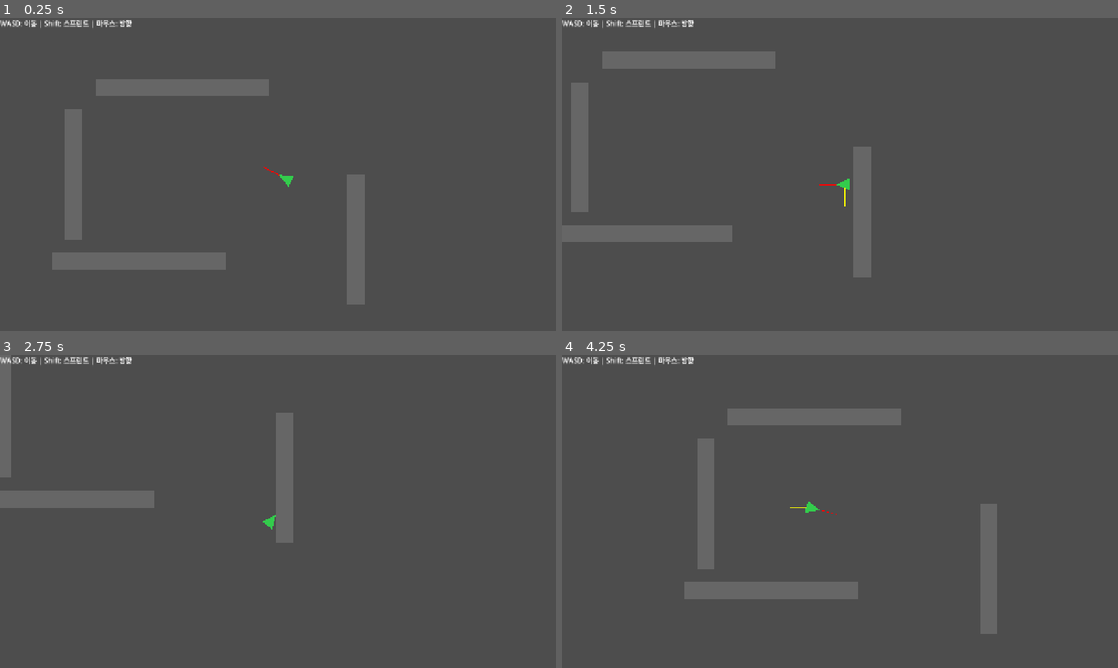
Above: before the commit, frames 1-4 (two rows, left to right).
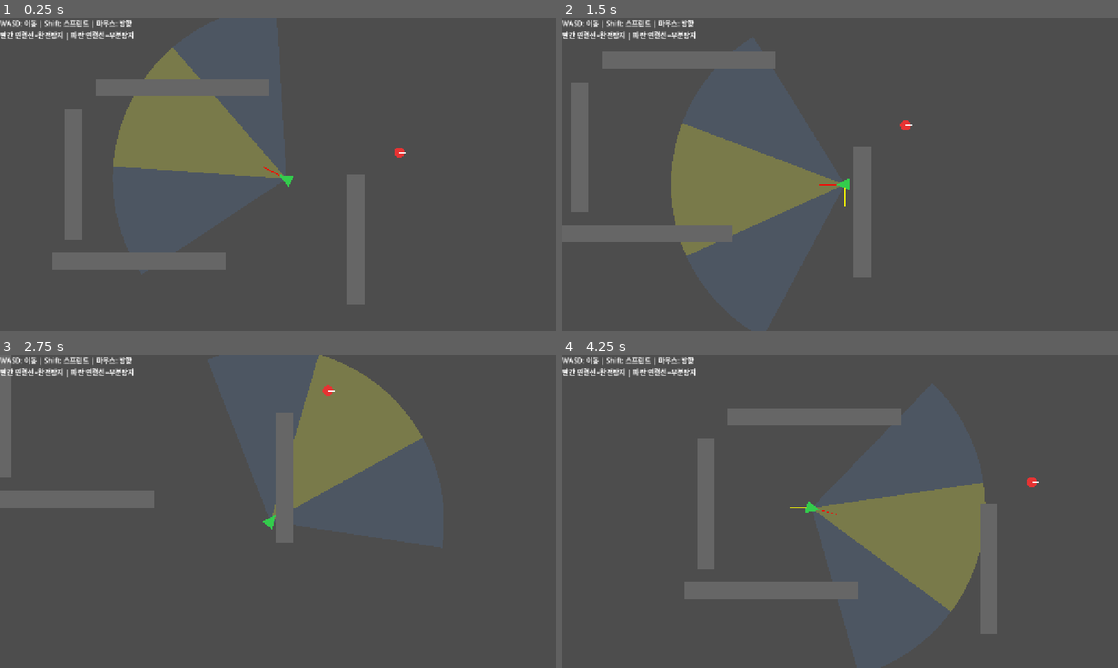
Above: after the commit, the same moments.

Repository: RiffRain3569/Game-Alpha
Game: Godot game, scene res://scenes/main.tscn
The game is run twice, just before and just after one commit, with the same random seed, the same clock (stepped at 60 frames per second) and the same inputs.
Inputs (mouse positions are in pixels of both pictures, inside the frame that each line leads up to):
- Up to frame 1 (0.25 s): no input
- Up to frame 2 (1.5 s): move the mouse to (962, 158) at 0.52 s; hold D (move_right) 0.53-1.28 s; hold Shift (sprint) 0.53-1.28 s; move the mouse to (728, 190) at 1.27 s; hold S (move_down) from 1.28 s (still down); tap Shift (sprint) at 1.35 s
- Up to frame 3 (2.75 s): move the mouse to (333, 442) at 2.02 s; release S (move_down) at 2.03 s; hold D (move_right) from 2.03 s (still down); hold Shift (sprint) from 2.03 s (still down)
- Up to frame 4 (4.25 s): move the mouse to (812, 574) at 2.77 s; release D (move_right) at 2.78 s; release Shift (sprint) at 2.78 s; hold W (move_up) 2.78-3.53 s; tap Shift (sprint) at 2.85 s; move the mouse to (1006, 558) at 3.52 s; hold A (move_left) from 3.53 s (still down); hold Shift (sprint) from 3.53 s (still down)

The runs differ from the first frame. In frame 1, 6.5% of the frame differs, in the area x 0-73%, y 4-52%; in frame 2, 6.7%; in frame 3, 6.7%; in frame 4, 7.1%, in the area x 0-86%, y 4-82%.

Commit message:
feat: [M2] 이중 시야 콘 + 시야 판정 + 더미 배치
- 정보 채널 추상화 (DetectionChannel/DetectionResult)
- VisionCone 구현 (중심 45° / 주변 120° / 레이캐스트 벽 차단)
- 더미 타겟 배치, 디버그 연결선 시각화

Co-Authored-By: Claude Opus 4.6 (1M context) <noreply@anthropic.com>

Diff:
--- /dev/null
+++ b/scenes/dummy.tscn
@@ -0,0 +1,14 @@
+[gd_scene load_steps=3 format=3 uid="uid://dummy_scene"]
+
+[ext_resource type="Script" path="res://scripts/dummy.gd" id="1"]
+
+[sub_resource type="CircleShape2D" id="CircleShape2D_1"]
+radius = 12.0
+
+[node name="Dummy" type="StaticBody2D"]
+collision_layer = 2
+collision_mask = 0
+script = ExtResource("1")
+
+[node name="CollisionShape2D" type="CollisionShape2D" parent="."]
+shape = SubResource("CircleShape2D_1")
--- a/scenes/main.tscn
+++ b/scenes/main.tscn
@@ -1,6 +1,7 @@
-[gd_scene load_steps=4 format=3 uid="uid://main_scene"]
+[gd_scene load_steps=5 format=3 uid="uid://main_scene"]
 
 [ext_resource type="PackedScene" path="res://scenes/player.tscn" id="1"]
+[ext_resource type="PackedScene" path="res://scenes/dummy.tscn" id="2"]
 
 [sub_resource type="RectangleShape2D" id="RectangleShape2D_h"]
 size = Vector2(400, 40)
@@ -67,9 +68,15 @@
 offset_bottom = 150.0
 color = Color(0.4, 0.4, 0.4, 1)
 
+[node name="Targets" type="Node2D" parent="."]
+
+[node name="Dummy1" parent="Targets" instance=ExtResource("2")]
+position = Vector2(900, 300)
+
 [node name="DebugUI" type="CanvasLayer" parent="."]
 
 [node name="Label" type="Label" parent="DebugUI"]
-offset_right = 300.0
+offset_right = 400.0
 offset_bottom = 60.0
-text = "WASD: 이동 | Shift: 스프린트 | 마우스: 방향"
+text = "WASD: 이동 | Shift: 스프린트 | 마우스: 방향
+빨간 연결선=완전탐지 | 파란 연결선=부분탐지"
--- a/scenes/player.tscn
+++ b/scenes/player.tscn
@@ -1,12 +1,15 @@
-[gd_scene load_steps=4 format=3 uid="uid://player_scene"]
+[gd_scene load_steps=5 format=3 uid="uid://player_scene"]
 
 [ext_resource type="Script" path="res://scripts/player.gd" id="1"]
 [ext_resource type="Script" path="res://scripts/camera.gd" id="2"]
+[ext_resource type="Script" path="res://scripts/detection/vision_cone.gd" id="3"]
 
 [sub_resource type="ConvexPolygonShape2D" id="ConvexPolygonShape2D_1"]
 points = PackedVector2Array(20, 0, -12, -14, -12, 14)
 
 [node name="Player" type="CharacterBody2D"]
+collision_layer = 2
+collision_mask = 1
 script = ExtResource("1")
 
 [node name="CollisionShape2D" type="CollisionShape2D" parent="."]
@@ -16,6 +19,9 @@
 polygon = PackedVector2Array(20, 0, -12, -14, -12, 14)
 color = Color(0.2, 0.8, 0.3, 1)
 
+[node name="VisionCone" type="Node2D" parent="."]
+script = ExtResource("3")
+
 [node name="Camera2D" type="Camera2D" parent="."]
 script = ExtResource("2")
 position_smoothing_enabled = true
--- /dev/null
+++ b/scripts/detection/detection_channel.gd
@@ -0,0 +1,12 @@
+class_name DetectionChannel
+extends Node2D
+
+func detect(targets: Array[Node2D]) -> Array[DetectionResult]:
+	push_error("DetectionChannel.detect() must be overridden: " + name)
+	return []
+
+func draw_debug(canvas: CanvasItem) -> void:
+	pass
+
+func get_last_results() -> Array[DetectionResult]:
+	return []
--- /dev/null
+++ b/scripts/detection/detection_result.gd
@@ -0,0 +1,13 @@
+class_name DetectionResult
+extends RefCounted
+
+enum Level {
+	NONE,
+	PARTIAL,
+	FULL,
+}
+
+var level: Level = Level.NONE
+var target: Node2D = null
+var position_accuracy: float = 0.0
+var detected_position: Vector2 = Vector2.ZERO
--- /dev/null
+++ b/scripts/detection/vision_cone.gd
@@ -0,0 +1,113 @@
+class_name VisionCone
+extends DetectionChannel
+
+@export_group("Vision Cone")
+@export var center_cone_angle_deg: float = 45.0
+@export var peripheral_cone_angle_deg: float = 120.0
+@export var vision_range: float = 400.0
+
+@export_group("Debug Colors")
+@export var center_color: Color = Color(1.0, 0.9, 0.0, 0.25)
+@export var peripheral_color: Color = Color(0.3, 0.6, 1.0, 0.12)
+@export var line_full_color: Color = Color(1.0, 0.2, 0.1, 0.8)
+@export var line_partial_color: Color = Color(0.3, 0.6, 1.0, 0.6)
+
+@export_group("Raycast")
+@export_flags_2d_physics var wall_mask: int = 1
+
+var _last_results: Array[DetectionResult] = []
+
+
+func detect(targets: Array[Node2D]) -> Array[DetectionResult]:
+	_last_results.clear()
+	var owner_pos: Vector2 = global_position
+	var owner_angle: float = global_rotation
+	var space_state := get_world_2d().direct_space_state
+
+	var exclude_rids: Array[RID] = []
+	var parent_body := get_parent() as PhysicsBody2D
+	if parent_body:
+		exclude_rids.append(parent_body.get_rid())
+
+	for target in targets:
+		var result := DetectionResult.new()
+		result.target = target
+
+		var to_target: Vector2 = target.global_position - owner_pos
+		var distance: float = to_target.length()
+
+		if distance > vision_range or distance < 0.001:
+			result.level = DetectionResult.Level.NONE
+			_last_results.append(result)
+			continue
+
+		var angle_diff: float = absf(wrapf(to_target.angle() - owner_angle, -PI, PI))
+		var half_center: float = deg_to_rad(center_cone_angle_deg) * 0.5
+		var half_peripheral: float = deg_to_rad(peripheral_cone_angle_deg) * 0.5
+
+		var in_center: bool = angle_diff <= half_center
+		var in_peripheral: bool = angle_diff <= half_peripheral
+
+		if not in_peripheral:
+			result.level = DetectionResult.Level.NONE
+			_last_results.append(result)
+			continue
+
+		var query := PhysicsRayQueryParameters2D.create(owner_pos, target.global_position)
+		query.collision_mask = wall_mask
+		query.exclude = exclude_rids
+
+		var hit: Dictionary = space_state.intersect_ray(query)
+
+		if not hit.is_empty():
+			result.level = DetectionResult.Level.NONE
+			_last_results.append(result)
+			continue
+
+		if in_center:
+			result.level = DetectionResult.Level.FULL
+			result.position_accuracy = 1.0
+		else:
+			result.level = DetectionResult.Level.PARTIAL
+			result.position_accuracy = 0.5
+
+		result.detected_position = target.global_position
+		_last_results.append(result)
+
+	return _last_results
+
+
+func get_last_results() -> Array[DetectionResult]:
+	return _last_results
+
+
+func draw_debug(canvas: CanvasItem) -> void:
+	_draw_cone_polygon(canvas, peripheral_cone_angle_deg, vision_range, peripheral_color)
+	_draw_cone_polygon(canvas, center_cone_angle_deg, vision_range, center_color)
+	_draw_detection_lines(canvas)
+
+
+func _draw_cone_polygon(canvas: CanvasItem, angle_deg: float, radius: float, color: Color) -> void:
+	var half_angle: float = deg_to_rad(angle_deg) * 0.5
+	var segment_count: int = 32
+	var points := PackedVector2Array()
+	points.append(Vector2.ZERO)
+	for i in range(segment_count + 1):
+		var t: float = float(i) / float(segment_count)
+		var angle: float = -half_angle + t * half_angle * 2.0
+		points.append(Vector2(cos(angle), sin(angle)) * radius)
+	canvas.draw_colored_polygon(points, color)
+
+
+func _draw_detection_lines(canvas: CanvasItem) -> void:
+	for result in _last_results:
+		if result.level == DetectionResult.Level.NONE or result.target == null:
+			continue
+		var target_local: Vector2 = canvas.to_local(result.target.global_position)
+		var color: Color
+		if result.level == DetectionResult.Level.FULL:
+			color = line_full_color
+		else:
+			color = line_partial_color
+		canvas.draw_line(Vector2.ZERO, target_local, color, 2.0)
+		canvas.draw_circle(target_local, 6.0, color)
--- /dev/null
+++ b/scripts/dummy.gd
@@ -0,0 +1,11 @@
+class_name Dummy
+extends StaticBody2D
+
+@export var dummy_color: Color = Color(0.9, 0.2, 0.2, 1.0)
+
+func _ready() -> void:
+	add_to_group("targets")
+
+func _draw() -> void:
+	draw_circle(Vector2.ZERO, 12.0, dummy_color)
+	draw_line(Vector2.ZERO, Vector2(16, 0), Color.WHITE, 2.0)
--- a/scripts/player.gd
+++ b/scripts/player.gd
@@ -5,23 +5,36 @@
 
 var input_direction: Vector2 = Vector2.ZERO
 
+@onready var _vision_cone: VisionCone = $VisionCone
+
+
 func _physics_process(_delta: float) -> void:
 	input_direction = Input.get_vector("move_left", "move_right", "move_up", "move_down")
 
-	var speed = move_speed
+	var speed := move_speed
 	if Input.is_action_pressed("sprint"):
 		speed *= sprint_multiplier
 
 	velocity = input_direction * speed
 	move_and_slide()
 
-	var mouse_pos = get_global_mouse_position()
+	var mouse_pos := get_global_mouse_position()
 	rotation = (mouse_pos - global_position).angle()
 
+	var targets: Array[Node2D] = []
+	for node in get_tree().get_nodes_in_group("targets"):
+		if node is Node2D and node != self:
+			targets.append(node as Node2D)
+	_vision_cone.detect(targets)
+
+
 func _draw() -> void:
+	_vision_cone.draw_debug(self)
+
 	if input_direction != Vector2.ZERO:
 		draw_line(Vector2.ZERO, input_direction.rotated(-rotation) * 50.0, Color.YELLOW, 2.0)
 	draw_line(Vector2.ZERO, Vector2(60, 0), Color.RED, 1.5)
 
+
 func _process(_delta: float) -> void:
 	queue_redraw()
